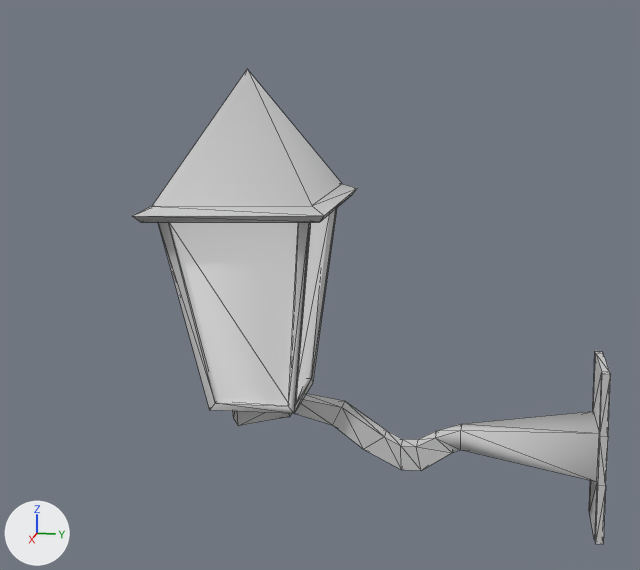
Two versions of the FBX model assets/models/lantern.fbx, one commit apart.
Both versions are drawn from a 50 mm lens placed at (0.523, 0.196, 0.171), pointed at (0.003, 0.092, 0.041). The lights are fixed; the arrows at lower left show +X, +Y and +Z. Mesh edges are drawn as thin lines. Vertices at the same position are counted once.
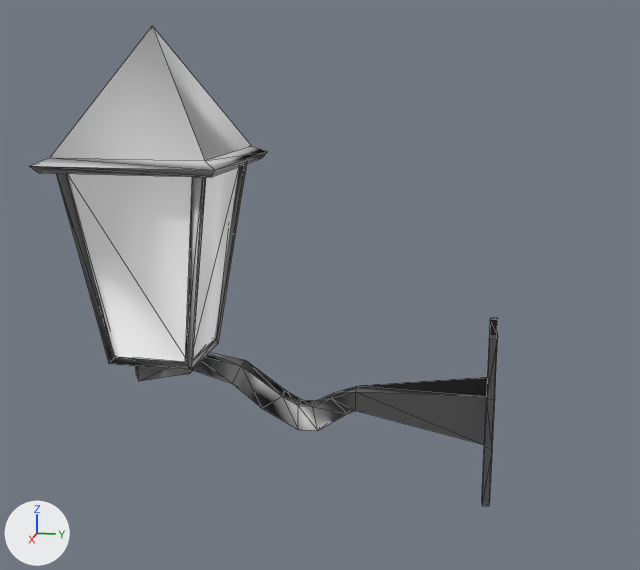
The edits, one by one:
me_mesh has 125 vertices, 222 faces and spans x -5.6..5.8, y -6.6..20.0, z -8.7..19.5.
me_mesh is used by ob_object; location (0.0, 0.0648, -0.0245); rotation (0.0337, 0.0, 0.0), in degrees (1.9, 0, 0); scale (0.01, 0.01, 0.01).
me_mesh part 1: its shading normals changed.
Object 'object' (ob_object) turns from (1.9, 0, 0) to (0, 0, 0) degrees about x, y and z.
Object 'object' (ob_object) moves from (0.0, 0.0648, -0.0245) to (0.0, 0.0, 0.0).

Boxes [x1, y1, x2, y2] around the edits, measured in the pictures (640 x 570 px):
'object', shading changed, moved, turned
    before: [133, 70, 611, 544]
    after: [30, 26, 498, 506]
